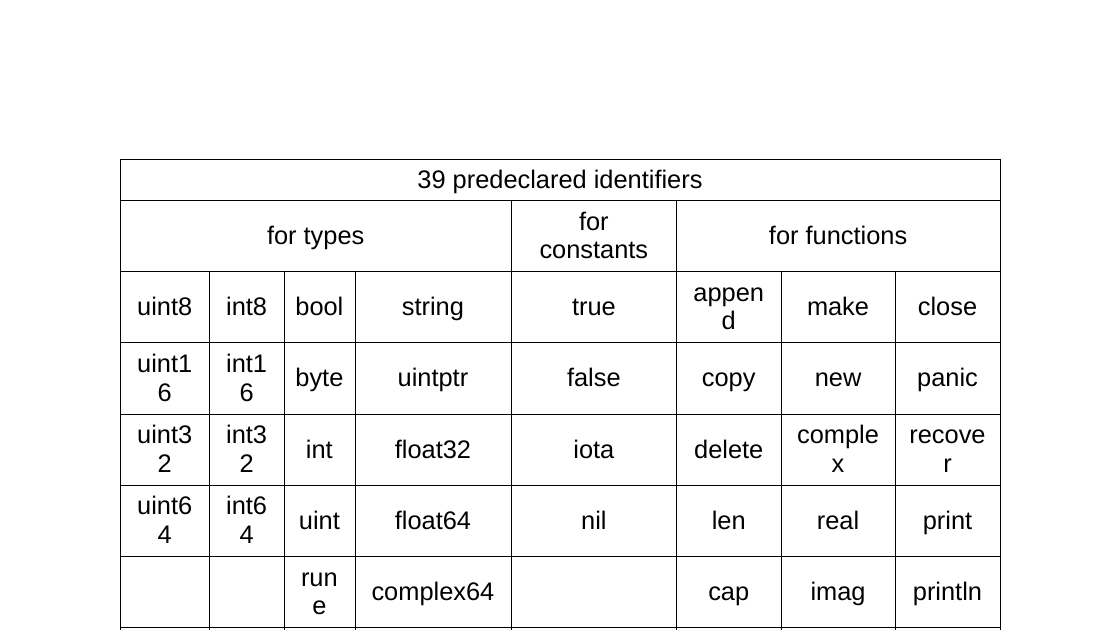
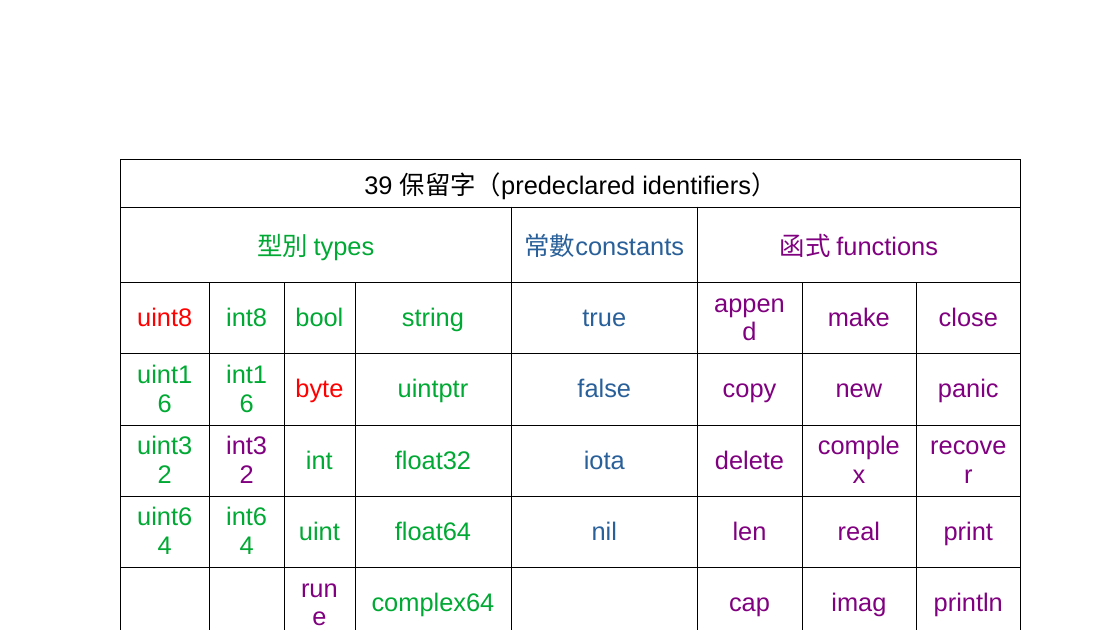
Before and after one commit to oneleo/golang-cht, a slide deck: slide 5 of images/images.odp. Drawn at 1120x630 pixels with LibreOffice and Linux fonts; fonts in the diff are those of the drawing. Boxes give left, top, right and bottom in pixels: in the first picture for what was removed or moved away, otherwise in the second. Text is boxed around its words. In the diff, an @@ line names an element or a change of style, - is before the commit and + after.

```diff
--- a/images/images.odp
+++ b/images/images.odp
@@ table at bbox=[120, 160, 1022, 620] @@
-row 1, column 1: 39 predeclared identifiers
+row 1, column 1: 39 保留字（predeclared identifiers）
-row 2: for types |  |  |  | for constants | for functions |  | 
+row 2: 型別 types |  |  |  | 常數constants | 函式 functions |  | 
@@ text colour #000000 to #FF0000 in "uint8", "byte" @@
@@ text colour #000000 to #00A933 in "int8", "bool", "string", "uint16" and 11 more places @@
@@ text colour #000000 to #2A6099 in "true", "false", "iota", "nil" @@
@@ text colour #000000 to #800080 in "append", "make", "close", "copy" and 14 more places @@
@@ table: place and size @@
-table at bbox=[120, 160, 1002, 609]
+table at bbox=[120, 160, 1022, 620]
```
Also in this commit, not shown: 3 other slides changed, 2 slides added, 7 other files.
